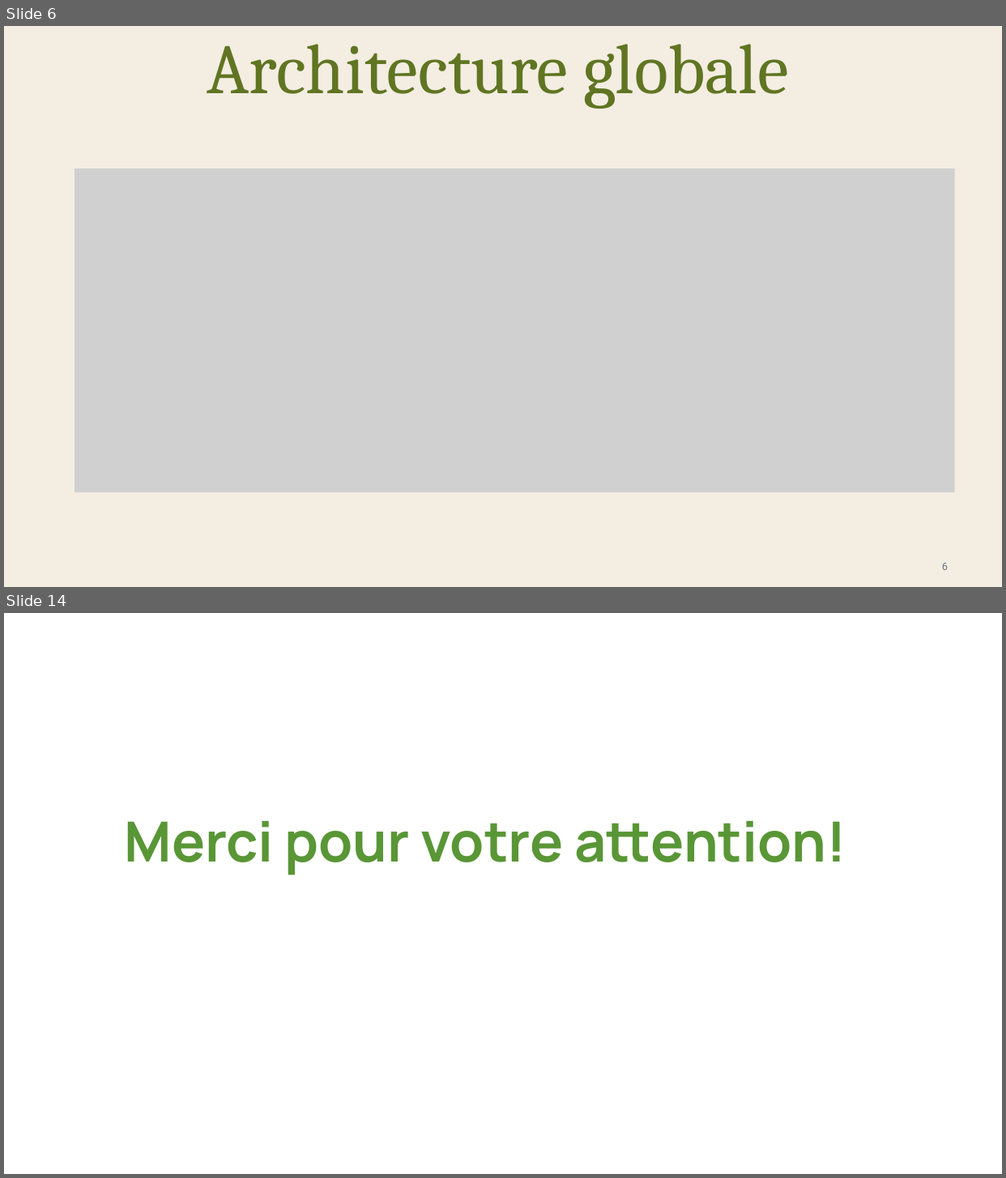
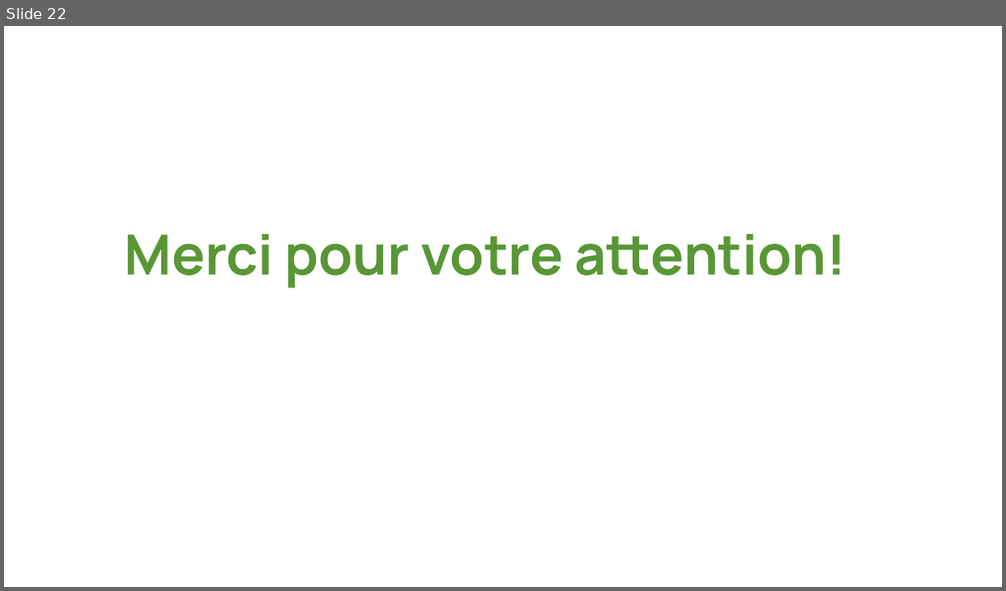
Before and after one commit to meriambouzaffara/AgriLink-4DAS_I3, a slide deck: Documentation/Presentation/Presentation_AgriLink.pptx. Shown one above the other, each under a label of ours: slides 6 and 14 before the commit, slide 22 after it; the slides between them are not shown. The pictures are 1006x1178 and 1006x591 pixels, drawn with LibreOffice and Linux fonts; fonts in the diff are those of the drawing; grey boxes stand for pictures; background and template pictures are left out. Boxes give left, top, right and bottom in pixels: in the first picture for what was removed or moved away, otherwise in the second. Text is boxed around its words. In the diff, an @@ line names an element or a change of style, - is before the commit and + after.

```diff
--- a/Documentation/Presentation/Presentation_AgriLink.pptx
+++ b/Documentation/Presentation/Presentation_AgriLink.pptx
@@ slide 6 removed at [4, 26, 1002, 587], background #F4EDE2 @@
@@ text removed at [207, 44, 788, 109] @@
-Architecture globale
@@ picture removed at [74, 169, 955, 493] @@
@@ text removed at [942, 563, 948, 570] @@
-6
@@ what was slide 14 is now slide 22 @@
```
Also in this commit, not shown: 5 slides changed, 16 slides added, 7 other slides removed, 1 other file.
